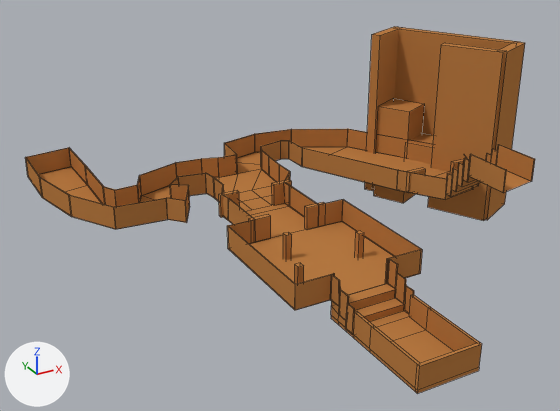
A saved change to the Blender file Blender/LevelLayouts/level3.blend.
One viewpoint serves both versions: a 50 mm camera at (-138.0, -158.0, 141.0) aimed at (5.0, 103.0, 10.0). Arrows for +X, +Y and +Z are at lower left; the lights stay in place. Mesh edges are drawn as thin lines.
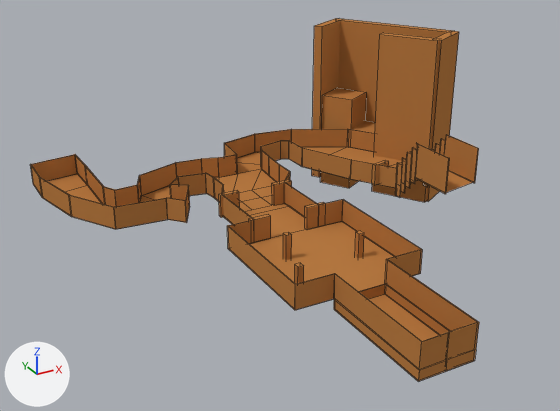
Commit message: Fine tuned level 3 layout

Diff of the bpy script that builds the scene:
```diff
--- a/Blender/LevelLayouts/level3.blend.py
+++ b/Blender/LevelLayouts/level3.blend.py
@@ me_plane_012 @@
 # used by ob_plane_000; location = (0.0, -0.3, 0.0); rotation_euler = (0.0, 0.0, 3.142), in degrees (0, 0, 180); scale = (9.29, 9.94, 0.499)
-me_plane_012.from_pydata(...)  # 164 vertices, 78 faces; spans x -11.8..8.3, y -20.7..-2.1, z -1.9..60.8
+me_plane_012.from_pydata(...)  # 151 vertices, 74 faces; spans x -10.6..8.3, y -19.6..1.2, z 2.2..60.8
+# me_plane_012 part 1: the loose piece of 12 vertices spanning x -1.3, y -3.5..-2.1, z -1.9..29.8 is deleted
+# me_plane_012 part 2
+# 15 vertices are removed from x -1.6..1.6, y -11.1..-2.1, z -1.9..29.8
+# 9 faces are deleted
+# 22 vertices in x -11.8..-7.2, y -11.3..-5.1, z 9.7..60.8 move by (1.2, -2.1, 0.0)
+# 8 vertices in x -10.5..-8.5, y -8.9..-7.2, z 15.1..35.5 move by (1.2, -2.1, -12.3)
+# 6 vertices in x -10.5..-8.5, y -8.2..-5.1, z 29.1..41.2 move by (1.2, -2.1, -12.4)
+# 6 vertices in x -10.5..-8.5, y -8.5..-7.5, z 34.8..55.2 move by (1.2, -2.2, 0.0)
+# 4 vertices in x 6.0..8.3, y -20.7..-20.3, z 9.7..29.4 move by (0.0, 1.1, 0.0)
+# 4 vertices in x -10.5..-8.5, y -8.5..-7.5, z 15.1..35.5 move by (1.2, -2.2, -12.3)
+# 2 vertices move from x -8.5, y -7.8..-7.5, z 29.1 to x -7.3, y -10.0..-9.7, z 16.7
+# 14 vertices are added at x -1.2..1.2, y -3.5..1.2, z 2.2..29.8
+# 10 new faces join them
 me_plane_012.materials.append(mat_firstheight)
@@ me_plane_006 @@
 # used by ob_plane_001; location = (0.0, -0.3, 0.0); rotation_euler = (0.0, 0.0, 3.142), in degrees (0, 0, 180); scale = (9.29, 9.94, 0.499)
-me_plane_006.from_pydata(...)  # 352 vertices, 277 faces; spans x -15.0..8.0, y -21.0..1.0, z -39.0..131.0
+me_plane_006.from_pydata(...)  # 286 vertices, 215 faces; spans x -13.0..8.0, y -20.0..1.0, z -37.0..133.0
+# me_plane_006 part 3: the loose piece of 8 vertices spanning x -8.0..-7.0, y -10.0, z 10.0..30.0 is moved by (1.0, -2.0, 0.0)
+# me_plane_006 part 4: the loose piece of 8 vertices spanning x -11.0..-10.0, y -10.0, z 10.0..30.0 is moved by (1.0, -2.0, 0.0)
+# me_plane_006 part 5: the loose piece of 24 vertices spanning x -14.0..-10.0, y -14.0..-10.0, z -8.0..76.0 is moved by (2.0, -3.0, 2.0)
+# me_plane_006 part 6: the loose piece of 8 vertices spanning x -12.0..-9.0, y -16.0..-14.0, z -39.0..59.0 is moved by (2.0, -3.0, 2.0)
+# me_plane_006 part 7: the loose piece of 8 vertices spanning x -15.0..-11.0, y -16.0..-10.0, z -32.0..131.0 is moved by (2.0, -3.0, 2.0)
+# me_plane_006 part 8: the loose piece of 8 vertices spanning x -12.0..-11.0, y -12.0..-9.0, z -32.0..131.0 is moved by (1.0, -3.0, 2.0)
+# me_plane_006 part 9: the loose piece of 8 vertices spanning x -12.0..-9.0, y -17.0..-15.0, z -32.0..131.0 is moved by (2.0, -3.0, 2.0)
+# me_plane_006 part 10: the loose piece of 8 vertices spanning x -15.0..-12.0, y -11.0..-9.0, z -32.0..131.0 is moved by (1.0, -3.0, 2.0)
+# me_plane_006 part 11
+# 70 vertices are removed from x -1.0..1.0, y -4.0..1.0, z -4.0..15.0
+# 69 faces are deleted
+# 8 vertices in x -11.0..-9.0, y -8.0, z 29.0 move by (2.0, -2.0, -7.0)
+# 8 vertices in x -11.0..-9.0, y -8.0..-7.0, z 36.0 move by (2.0, -2.0, -10.0)
+# 7 vertices in x -11.0..-9.0, y -9.0..-8.0, z 22.0 move by (2.0, -2.0, -4.0)
+# 6 vertices in x -11.0..-9.0, y -9.0..-8.0, z 15.0 move by (2.0, -2.0, -1.0)
+# 6 vertices in x -11.0..-9.0, y -8.0..-5.0, z 41.0 move by (2.0, -2.0, -11.0)
+# 4 vertices in x 6.0..8.0, y -21.0..-20.0, z 10.0 move by (0.0, 1.0, 0.0)
+# 13 vertices move from x -12.0..-7.0, y -11.0..-5.0, z 10.0..41.0 to x -11.0..-6.0, y -13.0..-8.0, z 10.0..30.0
+# 4 vertices are added at (1.0, -4.0, 2.0), (-1.0, -4.0, 2.0), (1.0, 1.0, 2.0), (-1.0, 1.0, 2.0)
+# 7 new faces join them
 me_plane_006.materials.append(mat_firstheight)
```

Changed parts and their boxes [x1, y1, x2, y2] in the pictures (560 x 411 px; the box of a moved part takes in the faces that stretch with it):
'Plane.001', reshaped (14% narrower)
    before: [39, 27, 531, 394]
    after: [48, 18, 473, 380]
'Plane.000', reshaped (12% narrower, 22% taller)
    before: [25, 129, 535, 335]
    after: [30, 129, 479, 381]
part 1 of me_plane_012, deleted (brown)
    before: [387, 259, 414, 314]
part 2 of me_plane_012, moved or reshaped
    before: [25, 129, 535, 335]
    after: [30, 129, 479, 381]
part 3 of me_plane_006, moved or reshaped
    before: [407, 168, 426, 193]
    after: [372, 160, 389, 186]
part 4 of me_plane_006, moved or reshaped (not visible afterwards)
    before: [450, 159, 464, 175]
part 5 of me_plane_006, moved or reshaped
    before: [405, 133, 434, 164]
    after: [353, 121, 375, 133]
part 6 of me_plane_006, moved or reshaped
    before: [374, 99, 425, 203]
    after: [320, 88, 367, 188]
part 7 of me_plane_006, moved or reshaped
    before: [395, 27, 519, 136]
    after: [337, 19, 453, 122]
part 8 of me_plane_006, moved or reshaped
    before: [428, 43, 506, 221]
    after: [372, 33, 440, 202]
part 9 of me_plane_006, moved or reshaped
    before: [365, 27, 399, 191]
    after: [312, 18, 340, 177]
part 10 of me_plane_006, moved or reshaped
    before: [485, 42, 525, 220]
    after: [426, 31, 459, 202]
part 11 of me_plane_006, cut back
    before: [39, 147, 531, 394]
    after: [48, 147, 473, 380]
